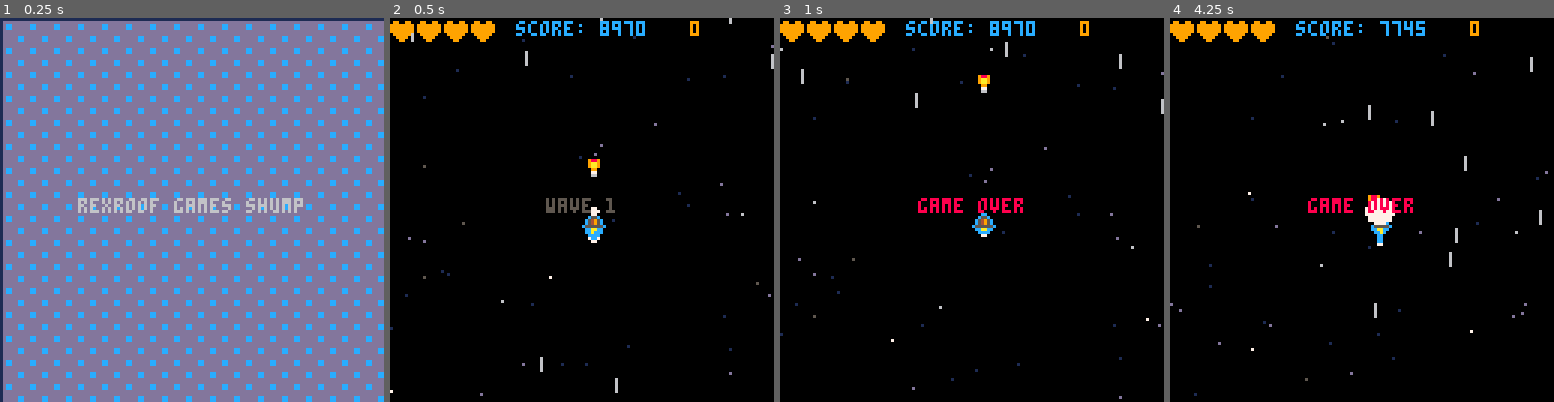
Above: before the commit, frames 1-4 (left to right).
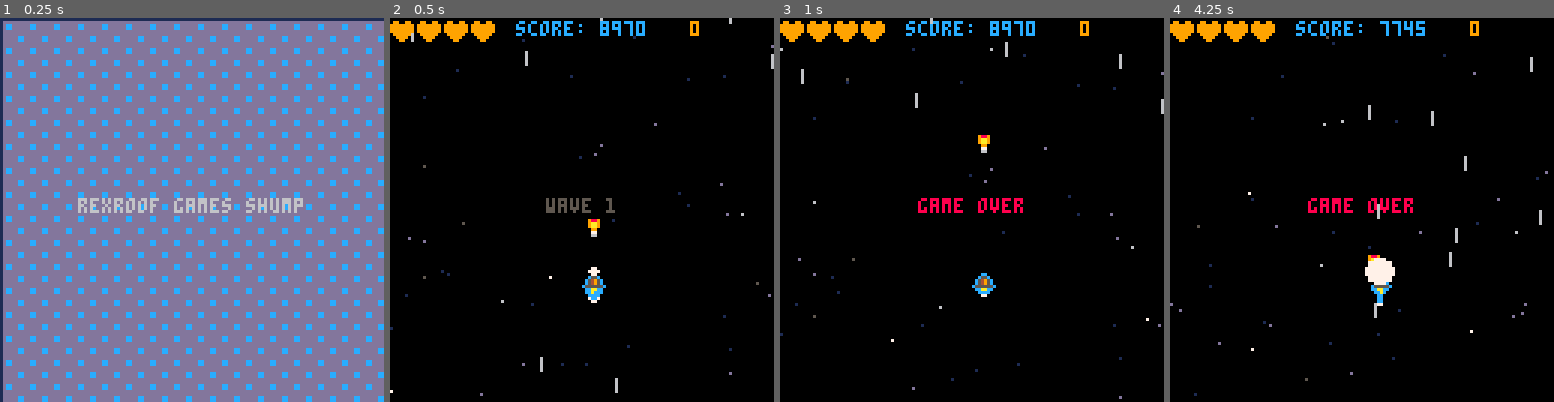
Above: after the commit, the same moments.

Repository: rexroof/carts
Game: PICO-8 cartridge shump.p8
Same seed, same stepped clock (60 frames per second), same inputs: the game is played once before the commit and once after it.
Inputs:
- Up to frame 1 (0.25 s): no input
- Up to frame 2 (0.5 s): tap X (X key) at 0.33 s
- Up to frame 3 (1 s): tap O (Z key) at 0.7 s
- Up to frame 4 (4.25 s): tap X (X key) at 1.07, 1.85, 2.97, 4.08 s; hold Right 1.6-2.1 s; tap O (Z key) every 0.4 s from 1.7 to 4.1 s; hold Up 2.15-2.42 s; hold Right 2.47-3.03 s; hold Left 3.08-3.58 s; hold Down 3.63-3.97 s; hold Right from 4.02 s (still down)

Frame 1 is identical in both runs. In frame 2, 0.8% of the frame differs, in the area x 50-57%, y 36-75%; in frame 3, 0.7%; in frame 4, 1.1%, in the area x 50-59%, y 46-75%.

Commit message:
redo enemy wave system, add enemy missions

Diff:
--- a/shump.p8
+++ b/shump.p8
@@ -130,48 +130,23 @@
   end
 end
 
-function new_wave(wave_size)
- local frames=3
- local sprite=21
-
- if (wave==5) then
-   wave_size=1
- end
-
- local x=10
+function new_wave(spec)
+ local x=6
  local y=10
- local count=0
-
- for i=1,wave_size do
-   count+=1
-   if (count > 8) then
-     x=10
-     y+=10
-     count=0
-   end
-
-   local new = { x=x,y=y,spd=0,sx=1}
-   x+=10
-   if (wave == 1) then
-    new.pix={21,22,23}
-   elseif (wave == 2) then
-    new.pix={48,49,50,51}
-   elseif (wave == 3) then
-    new.pix={52,53,54,55}
-   elseif (wave == 4) then
-    new.pix={56,57,58,59}
-   elseif (wave == 5) then
-    new.hitbox={h=14,w=13}
-    new.hp=20
-    new.ani_speed=0.1
-    new.pix={46,44}
-    new.h=2
-    new.w=2
-    new.pal_shift=0
-   end
-   add(enemies, new_enemy(new))
- end
-
+
+ for row in all(spec) do
+   for en in all(row) do
+     if (en != 0) then
+      en.x=x
+      en.y=y
+      local e = new_enemy(en)
+      add(enemies, e)
+     end
+     x+=11
+   end
+   y+=10
+   x=7
+ end
 end
 
 function collide(a,b)
@@ -230,19 +205,45 @@
    ani=1,            -- animation frame of sprites
    ani_speed=0.3,    -- animation speed
    spd=1,            -- enemy speed
+   pal_shift=0,
    sx=0,sy=0,        -- x&y speed
    hp=rnd(3)+1,      -- health
+   mission="flyin",  -- initial state
    flash=0           -- if we're flashing after hit
  }
-
- presets.pal_shift=(presets.hp-1)  -- pallete shift based on hp
 
  -- override all presets with object that was passed in
  for k,v in pairs(input) do
    presets[k]=v
  end
 
+ -- presets.pal_shift=(presets.hp-1)  -- pallete shift based on hp
+
+ -- set target position to original x & y
+ presets.target={x=presets.x,y=presets.y}
+ -- move current position way off the upper screen
+ presets.y-=flr(rnd(40))+20
+
  return presets
+end
+
+function enemy_mission(e)
+ if e.mission == "flyin" then
+   -- e.y+=e.sy
+   -- e.x+=e.sx
+   e.y+=rnd(2)+1
+   if (e.y>=e.target.y) then
+
+     -- align the rows very jankily
+     e.y = e.target.y+(rnd()-0.5)*3
+     e.x = e.target.x+(rnd()-0.5)*3
+
+     e.mission="chill"
+   end
+ elseif e.mission == "attack" then
+ elseif e.mission == "chill" then
+  -- should we try blocking hits to an above enemy?
+ end
 end
 
 -- add 50 particle explosion
@@ -318,12 +319,58 @@
  framecount=0
  mode="wavetext"
  wavetime=60
- wave_size=5
  wave=1
+
+ enemy_types={
+  fly={pix={21,22,23}, hp=2},
+  mushroom={pix={48,49,50,51}, hp=3},
+  blade={pix={52,53,54,55}, hp=4},
+  bubble={pix={56,57,58,59}, hp=5},
+  ignokt={
+    pix={46,44},
+    h=2, w=2,
+    hitbox={h=14,w=13},
+    hp=20,
+    ani_speed=0.1,
+    pal_shift=0
+   }
+  }
+  local f=enemy_types.fly
+  local m=enemy_types.mushroom
+  local d=enemy_types.blade
+  local b=enemy_types.bubble
+  local i=enemy_types.ignokt
+
+  waves={
+    -- wave one
+    {{f, f, f, f, f, f, f, f, f, f, f},
+     {f, f, f, f, f, f, f, f, f, f, f},
+     {f, f, f, f, f, f, f, f, f, f, f}},
+
+    -- wave two
+    {{m, m, 0, 0, f, f, f, 0, 0, f, m},
+     {m, m, 0, 0, m, m, m, 0, 0, f, m},
+     {m, m, 0, 0, f, f, f, 0, 0, f, m}},
+
+    -- wave three
+    {{d, d, d, d, d, d, d, d, d, d, d},
+     {m, m, m, 0, 0, 0, 0, 0, m, m, m},
+     {m, m, m, 0, 0, 0, 0, 0, m, m, m}},
+
+    -- wave four
+    {{b, b, b, b, 0, 0, 0, b, b, b, b},
+     {b, 0, b, 0, b, 0, b, 0, b, 0, b},
+     {0, b, 0, b, 0, b, 0, b, 0, b, 0}},
+
+    -- wave five
+    {{0, 0, 0, 0, 0, i, 0, 0, 0, 0, 0},
+     {0, 0, 0, 0, 0, 0, 0, 0, 0, 0, 0},
+     {0, 0, 0, 0, 0, 0, 0, 0, 0, 0, 0}},
+  }
 
  heart={pix=14,x=1,y=1}
  emptyheart={pix=13,x=10,y=1}
- ship={ pix=2,x=64,y=64,sx=0,sy=0 }
+ ship={pix=2,x=64,y=84,sx=0,sy=0}
  invuln=0
  flamespr=5
  muzzle=0
@@ -426,8 +473,7 @@
  wavetime-=1
  if wavetime <= 0 then
    mode="game"
-   new_wave(wave_size)
-   wave_size+=5
+   new_wave(waves[wave])
  end
 end
 
@@ -523,20 +569,18 @@
 
  -- cycle through all enemies
  for e in all (enemies) do
-   -- e.y+=e.spd
-   e.y+=e.sy
-   e.x+=e.sx
+   enemy_mission(e)
 
    -- if any enemy hit edge of screen, change all enemies directions
    if (e.x > 120) then
      for x in all (enemies) do
-       x.y+=1
-       x.sx=-1
+       -- x.y+=1
+       -- x.sx=-1
      end
    elseif (e.x < 0) then
      for x in all (enemies) do
-       x.y+=1
-       x.sx=1
+       -- x.y+=1
+       -- x.sx=1
      end
    end
    -- if enemy has exited to the bottom
